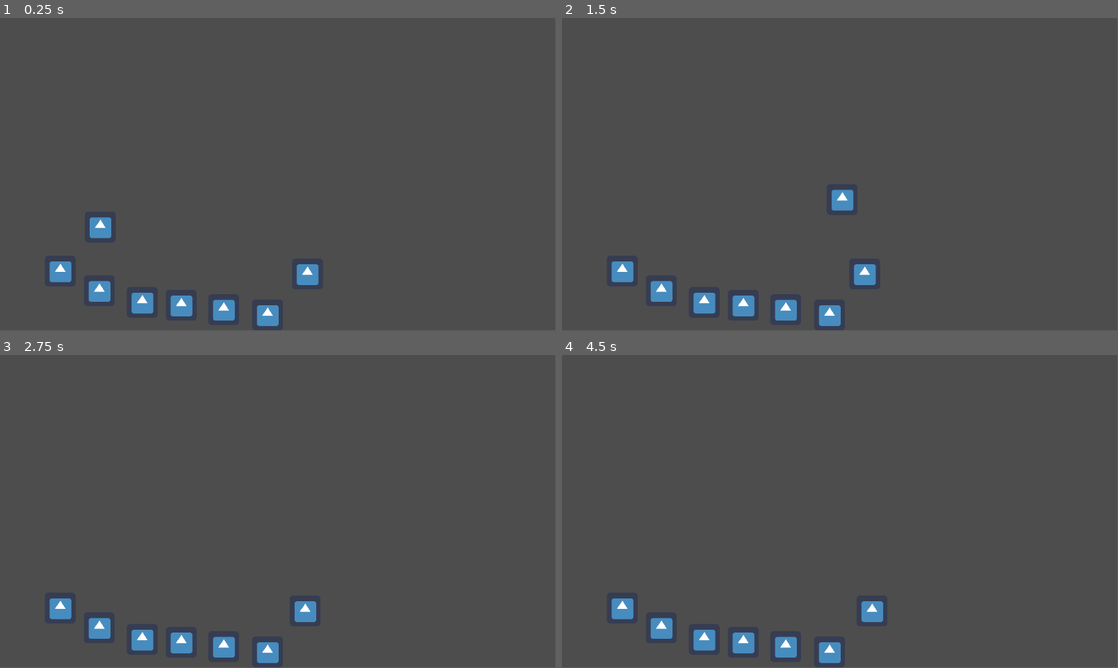
Above: before the commit, frames 1-4 (two rows, left to right).
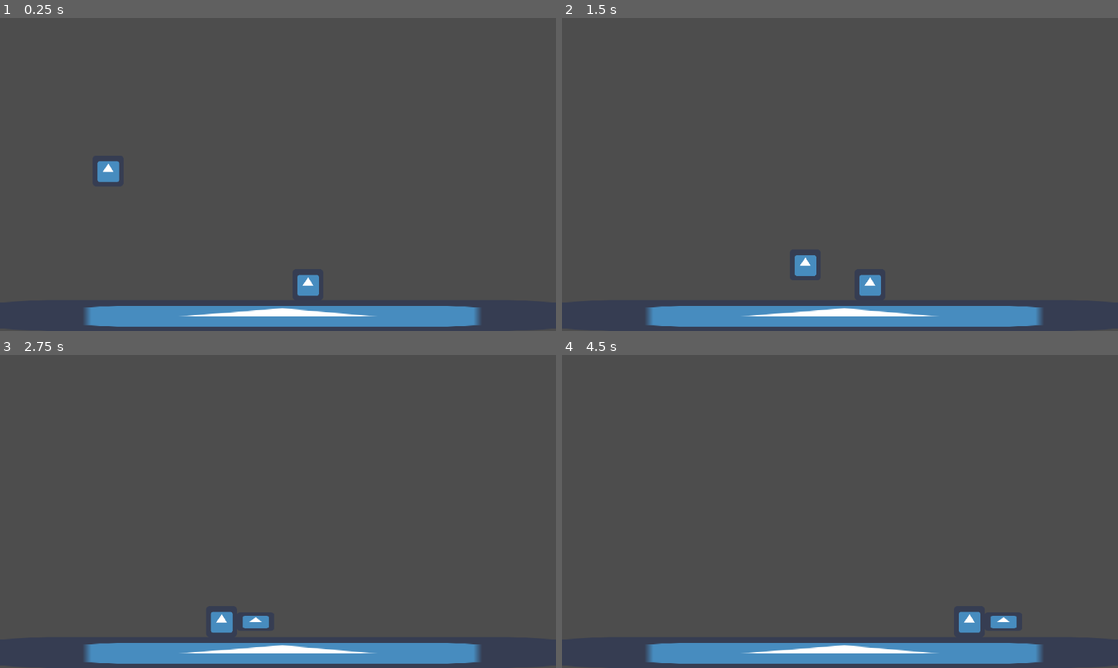
Above: after the commit, the same moments.

Repository: phepro/Project-informatica-1
Game: Godot game, scene res://main.tscn
The game is run twice, just before and just after one commit, with the same random seed, the same clock (stepped at 60 frames per second) and the same inputs. The engine's default icon, where the game draws it, is replaced by a stand-in: a white triangle on a blue panel in a dark square.
Inputs (mouse positions are in pixels of both pictures, inside the frame that each line leads up to):
- Up to frame 1 (0.25 s): no input
- Up to frame 2 (1.5 s): move the mouse to (962, 158) at 0.52 s; press the mouse at (962, 158) at 0.53 s; hold Right (move_right) from 0.53 s (still down); tap Up (move_up) at 0.77, 0.8, 1.07, 1.35 s; move the mouse to (728, 190) at 1.27 s; release the mouse at (728, 190) at 1.28 s
- Up to frame 3 (2.75 s): tap Up (move_up) at 1.52, 1.82, 2.3 s; click (166, 527) at 1.55 s; move the mouse to (333, 442) at 2.02 s; release Right (move_right) at 2.03 s; press the mouse at (333, 442) at 2.03 s; hold Left (move_left) from 2.03 s (still down)
- Up to frame 4 (4.5 s): move the mouse to (812, 574) at 2.77 s; release Left (move_left) at 2.78 s; release the mouse at (812, 574) at 2.78 s; hold Right (move_right) 2.78-4.28 s; click (812, 574) at 2.85 s; tap Up (move_up) at 3.02, 3.32 s; move the mouse to (1006, 558) at 3.52 s; hold Up (move_up) 3.53-4.28 s; move the mouse to (673, 464) at 4.27 s; hold Left (move_left) from 4.28 s (still down); click (673, 464) at 4.35 s
In our replay, the window is 799x449 before the commit and 800x450 after it. These sizes can differ from the game's own. Grey fills any space a smaller window leaves; there, only what the larger window draws over its background counts as a difference.

The runs differ from the first frame. In frame 1, 6.0% of the frame differs, in the area x 8-87%, y 45-99%; in frame 2, 6.0%, in the area x 8-87%, y 54-99%; in frame 3, 5.8%; in frame 4, 5.8%.

Commit message:
Made the game better
Added folders.
Added good physics/collision (NO BUGS)

Diff:
--- a/Game/enemy.gd
+++ b/Game/Enemies/enemy.gd
@@ -1,5 +1,5 @@
 extends RigidBody2D
-var player_position = Vector2.ZERO
+var player_position = Vector2(0, 0)
 var speed = 10
 
 # Called when the node enters the scene tree for the first time.
@@ -13,11 +13,7 @@
 
 
 func _physics_process(delta: float) -> void:
-	player_position = get_node("../player").position
-	if player_position.x > position.x:
-		position.x += speed * delta
-	if player_position.x < position.x:
-		position.x -= speed * delta
+	pass
 
 
 func _on_body_entered(body: Node) -> void:
--- a/Game/enemy.tscn
+++ b/Game/Enemies/enemy.tscn
@@ -1,12 +1,14 @@
 [gd_scene load_steps=4 format=3 uid="uid://1hb6t4avhmy"]
 
-[ext_resource type="Script" uid="uid://dv6wkggivmsrx" path="res://enemy.gd" id="1_7k104"]
+[ext_resource type="Script" uid="uid://dv6wkggivmsrx" path="res://Enemies/enemy.gd" id="1_7k104"]
 [ext_resource type="Texture2D" uid="uid://cqicihudtgbno" path="res://icon.png" id="2_4gyqm"]
 
 [sub_resource type="RectangleShape2D" id="RectangleShape2D_qi2p4"]
 size = Vector2(64, 64)
 
 [node name="enemy" type="RigidBody2D" groups=["mobs"]]
+collision_layer = 16
+collision_mask = 47
 gravity_scale = 0.0
 script = ExtResource("1_7k104")
 metadata/_edit_group_ = true
--- a/Game/fist.tscn
+++ b/Game/Player/fist.tscn
@@ -1,6 +1,6 @@
 [gd_scene load_steps=5 format=3 uid="uid://dpn530tfo4jx3"]
 
-[ext_resource type="Script" uid="uid://nqk3ija43hf4" path="res://fist.gd" id="1_cqe2n"]
+[ext_resource type="Script" uid="uid://nqk3ija43hf4" path="res://Player/fist.gd" id="1_cqe2n"]
 [ext_resource type="Texture2D" uid="uid://cqicihudtgbno" path="res://icon.png" id="2_nr678"]
 
 [sub_resource type="SpriteFrames" id="SpriteFrames_qquw1"]
@@ -20,6 +20,8 @@
 [node name="fist" type="Area2D"]
 rotation = 1.5708
 scale = Vector2(0.8, 1.6)
+collision_layer = 32
+collision_mask = 16
 script = ExtResource("1_cqe2n")
 metadata/_edit_group_ = true
 
--- /dev/null
+++ b/Game/Player/player.gd
@@ -0,0 +1,45 @@
+extends CharacterBody2D
+
+@export var fist : PackedScene
+const SPEED = 300.0
+const JUMP_VELOCITY = -400.0
+var can_punch = true
+
+func _ready() -> void:
+	var screen_size = get_viewport_rect().size
+
+
+#Summons a fist
+func punch():
+	var f = fist.instantiate()
+	add_child(f)
+	f.transform = $Punch_Spawn.transform
+	f.scale = Vector2(1.2, 0.6)
+
+
+func _physics_process(delta: float) -> void:
+	# Add the gravity.
+	if not is_on_floor():
+		velocity += get_gravity() * delta
+
+	#punch
+	if Input.is_action_pressed("punch"):
+		if can_punch:
+			can_punch = false
+			punch()
+			await get_tree().create_timer(1).timeout
+			can_punch = true
+
+	# Handle jump.
+	if Input.is_action_just_pressed("move_up") and is_on_floor():
+		velocity.y = JUMP_VELOCITY
+
+	# Get the input direction and handle the movement/deceleration.
+	# As good practice, you should replace UI actions with custom gameplay actions.
+	var direction := Input.get_axis("move_left", "move_right")
+	if direction:
+		velocity.x = direction * SPEED
+	else:
+		velocity.x = move_toward(velocity.x, 0, SPEED)
+
+	move_and_slide()
--- /dev/null
+++ b/Game/Player/player.tscn
@@ -0,0 +1,33 @@
+[gd_scene load_steps=6 format=3 uid="uid://b8inaxtragjkt"]
+
+[ext_resource type="Texture2D" uid="uid://cqicihudtgbno" path="res://icon.png" id="1_4flbx"]
+[ext_resource type="Script" uid="uid://cjsoq7m0o2bbp" path="res://Player/player.gd" id="1_onrkg"]
+[ext_resource type="PackedScene" uid="uid://dpn530tfo4jx3" path="res://Player/fist.tscn" id="2_i3pqv"]
+
+[sub_resource type="SpriteFrames" id="SpriteFrames_l8h54"]
+animations = [{
+"frames": [{
+"duration": 1.0,
+"texture": ExtResource("1_4flbx")
+}],
+"loop": true,
+"name": &"default",
+"speed": 5.0
+}]
+
+[sub_resource type="RectangleShape2D" id="RectangleShape2D_4ntmi"]
+size = Vector2(64, 64)
+
+[node name="Player" type="CharacterBody2D" groups=["player"]]
+collision_mask = 30
+script = ExtResource("1_onrkg")
+fist = ExtResource("2_i3pqv")
+
+[node name="AnimatedSprite2D" type="AnimatedSprite2D" parent="."]
+sprite_frames = SubResource("SpriteFrames_l8h54")
+
+[node name="CollisionShape2D" type="CollisionShape2D" parent="."]
+shape = SubResource("RectangleShape2D_4ntmi")
+
+[node name="Punch_Spawn" type="Marker2D" parent="."]
+position = Vector2(70.4, 0)
--- a/Game/tile.tscn
+++ b/Game/Tiles/ground.tscn
@@ -5,7 +5,9 @@
 [sub_resource type="RectangleShape2D" id="RectangleShape2D_n3f48"]
 size = Vector2(64, 64)
 
-[node name="tile" type="StaticBody2D"]
+[node name="ground" type="StaticBody2D"]
+collision_layer = 4
+collision_mask = 0
 metadata/_edit_group_ = true
 
 [node name="CollisionShape2D" type="CollisionShape2D" parent="."]
--- a/Game/main.tscn
+++ b/Game/main.tscn
@@ -1,33 +1,20 @@
 [gd_scene load_steps=5 format=3 uid="uid://b1dqlwn2m7l8i"]
 
 [ext_resource type="Script" uid="uid://d18ptku1aroqm" path="res://main.gd" id="1_h2yge"]
-[ext_resource type="PackedScene" uid="uid://c6up84g47s4ej" path="res://tile.tscn" id="1_ig7tw"]
-[ext_resource type="PackedScene" uid="uid://c2bse5e4s3is1" path="res://player.tscn" id="2_0xm2m"]
-[ext_resource type="PackedScene" uid="uid://1hb6t4avhmy" path="res://enemy.tscn" id="4_1bvp3"]
+[ext_resource type="PackedScene" uid="uid://c6up84g47s4ej" path="res://Tiles/ground.tscn" id="1_ig7tw"]
+[ext_resource type="PackedScene" uid="uid://b8inaxtragjkt" path="res://Player/player.tscn" id="2_1bvp3"]
+[ext_resource type="PackedScene" uid="uid://1hb6t4avhmy" path="res://Enemies/enemy.tscn" id="4_1bvp3"]
 
 [node name="Main" type="Node"]
 script = ExtResource("1_h2yge")
 
-[node name="player" parent="." instance=ExtResource("2_0xm2m")]
-position = Vector2(208, 391)
+[node name="Player" parent="." instance=ExtResource("2_1bvp3")]
+position = Vector2(224, 288)
 
 [node name="tile" parent="." instance=ExtResource("1_ig7tw")]
-position = Vector2(206, 566)
-
-[node name="tile4" parent="." instance=ExtResource("1_ig7tw")]
-position = Vector2(555, 616)
-
-[node name="tile2" parent="." instance=ExtResource("1_ig7tw")]
-position = Vector2(295, 590)
-
-[node name="tile3" parent="." instance=ExtResource("1_ig7tw")]
-position = Vector2(376, 596)
-
-[node name="tile5" parent="." instance=ExtResource("1_ig7tw")]
-position = Vector2(464, 605)
-
-[node name="tile6" parent="." instance=ExtResource("1_ig7tw")]
-position = Vector2(125, 525)
+position = Vector2(576, 616)
+scale = Vector2(18, 1)
 
 [node name="enemy" parent="." instance=ExtResource("4_1bvp3")]
 position = Vector2(638, 531)
+gravity_scale = 1.0
--- a/Game/player.gd
+++ /dev/null
@@ -1,111 +0,0 @@
-extends Area2D
-@export var fist : PackedScene
-@export var speed = 400
-var x_velocity = 0
-var y_velocity = 0
-var collision_height
-var collision_width
-var raycast_collision
-var screen_size
-var can_punch = true
-var touching_ground = false
-
-
-# Called when the node enters the scene tree for the first time.
-func _ready() -> void:
-	screen_size = get_viewport_rect().size
-	collision_height = $CollisionShape2D.shape.size.y / 2
-	collision_width = $CollisionShape2D.shape.size.x / 2
-
-
-#Summons a fist
-func punch():
-	var f = fist.instantiate()
-	add_child(f)
-	f.transform = $Punch_Spawn.transform
-	f.scale = Vector2(1.2, 0.6)
-
-
-#returns the maximum/minimum value that isn't zero
-func compare_non_zero(a, b, mode):
-	if a == 0:
-		return b
-	if b == 0:
-		return a
-	if mode == "min":
-		return min(a, b)
-	if mode == "max":
-		return max(a, b)
-
-
-# Called every frame. 'delta' is the elapsed time since the previous frame.
-func _process(delta) -> void:
-	x_velocity = 0
-	if Input.is_action_pressed("move_right"):
-		x_velocity += 1
-	if Input.is_action_pressed("move_left"):
-		x_velocity -= 1
-	if Input.is_action_pressed("move_up"):
-		if touching_ground:
-			y_velocity = -640
-	if Input.is_action_pressed("move_down"):
-		y_velocity += 640
-	if Input.is_action_pressed("punch"):
-		if can_punch:
-			can_punch = false
-			punch()
-			await get_tree().create_timer(2).timeout
-			can_punch = true
-
-	#This causes too many bugs
-	"""if x_velocity > 0:
-		scale = Vector2(1, 1)
-	if x_velocity < 0:
-		scale = Vector2(-1, 1)"""
-
-
-func _physics_process(delta) -> void:
-	#gravity
-	if !touching_ground:
-		y_velocity += 1280 * delta
-
-	#moves the player
-	position.x += x_velocity * delta * speed
-	position.y += y_velocity * delta
-
-	#Checks for raycast hit
-	if $RayCast2D_Left1.is_colliding() or $RayCast2D_Left2.is_colliding():
-		raycast_collision = compare_non_zero($RayCast2D_Left1.get_collision_point().x, $RayCast2D_Left2.get_collision_point().x, "max")
-		position.x = max(position.x, raycast_collision + collision_width)
-	if $RayCast2D_Right1.is_colliding() or $RayCast2D_Right2.is_colliding():
-		raycast_collision = compare_non_zero($RayCast2D_Right1.get_collision_point().x, $RayCast2D_Right2.get_collision_point().x, "min")
-		position.x = min(position.x, raycast_collision - collision_width)
-	if $RayCast2D_Up1.is_colliding() or $RayCast2D_Up2.is_colliding():
-		raycast_collision = compare_non_zero($RayCast2D_Up1.get_collision_point().y, $RayCast2D_Up2.get_collision_point().y, "max")
-		position.y = max(position.y, raycast_collision + collision_height)
-
-	if $RayCast2D_Down1.is_colliding() or $RayCast2D_Down2.is_colliding():
-		raycast_collision = compare_non_zero($RayCast2D_Down1.get_collision_point().y, $RayCast2D_Down2.get_collision_point().y, "min")
-		#Pushes players out of collision boxes
-		if position.y + collision_height >= raycast_collision:
-			position.y = raycast_collision - collision_height
-			touching_ground = true
-			y_velocity = 0
-		else:
-			touching_ground = false
-	else:
-		touching_ground = false
-
-	#checks if player goes below screen
-	if position.y + collision_height >= screen_size.y:
-		pass
-		print("dead")
-
-
-func _on_body_entered(body) -> void:
-	if body.is_in_group("mobs"):
-		queue_free()
-
-	"""$CollisionShape2D.set_deferred("disabled", true)
-	await get_tree().create_timer(3).timeout
-	$CollisionShape2D.disabled = false"""
--- a/Game/player.tscn
+++ /dev/null
@@ -1,67 +0,0 @@
-[gd_scene load_steps=6 format=3 uid="uid://c2bse5e4s3is1"]
-
-[ext_resource type="Texture2D" uid="uid://cqicihudtgbno" path="res://icon.png" id="1_4flbx"]
-[ext_resource type="Script" uid="uid://1wo0fyxdqmxy" path="res://player.gd" id="1_onrkg"]
-[ext_resource type="PackedScene" uid="uid://dpn530tfo4jx3" path="res://fist.tscn" id="2_i3pqv"]
-
-[sub_resource type="SpriteFrames" id="SpriteFrames_i3pqv"]
-animations = [{
-"frames": [{
-"duration": 1.0,
-"texture": ExtResource("1_4flbx")
-}],
-"loop": true,
-"name": &"default",
-"speed": 5.0
-}]
-
-[sub_resource type="RectangleShape2D" id="RectangleShape2D_hqtel"]
-size = Vector2(64, 64)
-
-[node name="player" type="Area2D"]
-script = ExtResource("1_onrkg")
-fist = ExtResource("2_i3pqv")
-metadata/_edit_group_ = true
-
-[node name="AnimatedSprite2D" type="AnimatedSprite2D" parent="."]
-sprite_frames = SubResource("SpriteFrames_i3pqv")
-
-[node name="CollisionShape2D" type="CollisionShape2D" parent="."]
-shape = SubResource("RectangleShape2D_hqtel")
-
-[node name="RayCast2D_Down1" type="RayCast2D" parent="."]
-position = Vector2(-31, 31)
-target_position = Vector2(0, 64)
-
-[node name="RayCast2D_Down2" type="RayCast2D" parent="."]
-position = Vector2(31, 31)
-target_position = Vector2(0, 64)
-
-[node name="RayCast2D_Up1" type="RayCast2D" parent="."]
-position = Vector2(-31, -31)
-target_position = Vector2(0, -64)
-
-[node name="RayCast2D_Up2" type="RayCast2D" parent="."]
-position = Vector2(31, -31)
-target_position = Vector2(0, -64)
-
-[node name="RayCast2D_Right1" type="RayCast2D" parent="."]
-position = Vector2(31, -31)
-target_position = Vector2(64, 0)
-
-[node name="RayCast2D_Right2" type="RayCast2D" parent="."]
-position = Vector2(31, 31)
-target_position = Vector2(64, 0)
-
-[node name="RayCast2D_Left1" type="RayCast2D" parent="."]
-position = Vector2(-31, -31)
-target_position = Vector2(-64, 0)
-
-[node name="RayCast2D_Left2" type="RayCast2D" parent="."]
-position = Vector2(-31, 31)
-target_position = Vector2(-64, 0)
-
-[node name="Punch_Spawn" type="Marker2D" parent="."]
-position = Vector2(70.4, 0)
-
-[connection signal="body_entered" from="." to="." method="_on_body_entered"]
--- a/Game/project.godot
+++ b/Game/project.godot
@@ -10,14 +10,20 @@
 
 [application]
 
-config/name="Project Informatica 1"
+config/name="FlipFlop"
 run/main_scene="uid://b1dqlwn2m7l8i"
 config/features=PackedStringArray("4.4")
 config/icon="res://icon.png"
 
+[display]
+
+window/size/mode=3
+window/stretch/mode="viewport"
+
 [global_group]
 
 mobs="For enemy's"
+player=""
 
 [input]
 
@@ -53,6 +59,15 @@
 ]
 }
 
+[layer_names]
+
+2d_physics/layer_1="Player"
+2d_physics/layer_2="Walls"
+2d_physics/layer_3="Ground"
+2d_physics/layer_4="Platforms"
+2d_physics/layer_5="Enemies"
+2d_physics/layer_6="Attacks"
+
 [rendering]
 
 environment/default_environment="res://default_env.tres"
Renamed: Game/enemy.gd.uid -> Game/Enemies/enemy.gd.uid
Renamed: Game/fist.gd -> Game/Player/fist.gd
Renamed: Game/fist.gd.uid -> Game/Player/fist.gd.uid
Not shown, added: Game/Player/player.gd.uid
Not shown, removed: Game/player.gd.uid
